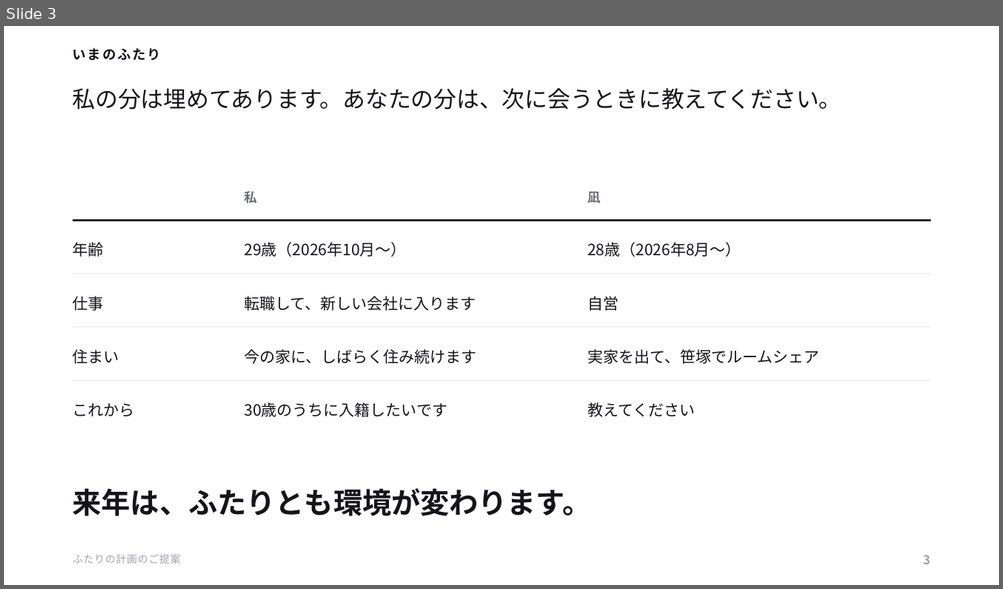
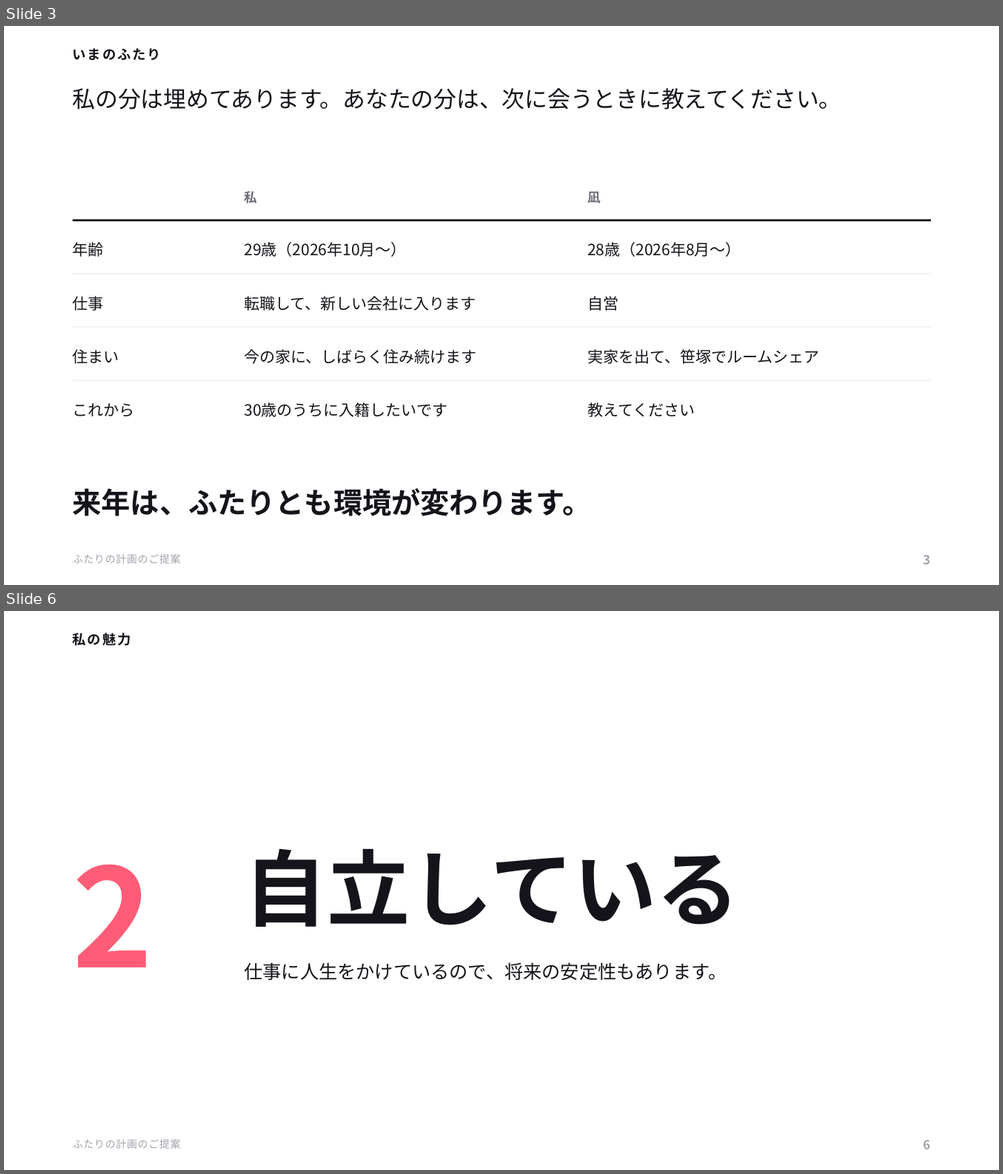
Before and after one commit to ayaka1933-glitch/portfolio, a slide deck: proposal/ふたりの計画のご提案.pptx. Shown one above the other, each under a label of ours: slide 3 before the commit, slides 3 and 6 after it; the slides between them are not shown. The pictures are 1003x589 and 1003x1174 pixels, drawn with LibreOffice and Linux fonts; fonts in the diff are those of the drawing. Boxes give left, top, right and bottom in pixels: in the first picture for what was removed or moved away, otherwise in the second. Text is boxed around its words. In the diff, an @@ line names an element or a change of style, - is before the commit and + after.

```diff
--- a/proposal/ふたりの計画のご提案.pptx
+++ b/proposal/ふたりの計画のご提案.pptx
@@ slide 6 added at bbox=[4, 611, 999, 1170], background #FFFFFF @@
@@ text added at bbox=[73, 632, 131, 646], 13 pt, text #14141A, bold @@
+私の魅力
@@ text added at bbox=[244, 849, 740, 927], 80 pt, text #14141A, bold @@
+自立している
@@ text added at bbox=[73, 864, 153, 968], 132 pt, text #FF5C77, bold @@
+2
@@ text added at bbox=[244, 963, 727, 980], 18 pt, text #14141A @@
+仕事に人生をかけているので、将来の安定性もあります。
@@ text added at bbox=[73, 1139, 181, 1149], 10 pt, text #A3A3AE @@
+ふたりの計画のご提案
@@ text added at bbox=[922, 1140, 930, 1150], 12 pt, text #A3A3AE, bold @@
+6
```
Also in this commit, not shown: 9 slides changed, 4 other slides added, 4 other files.
